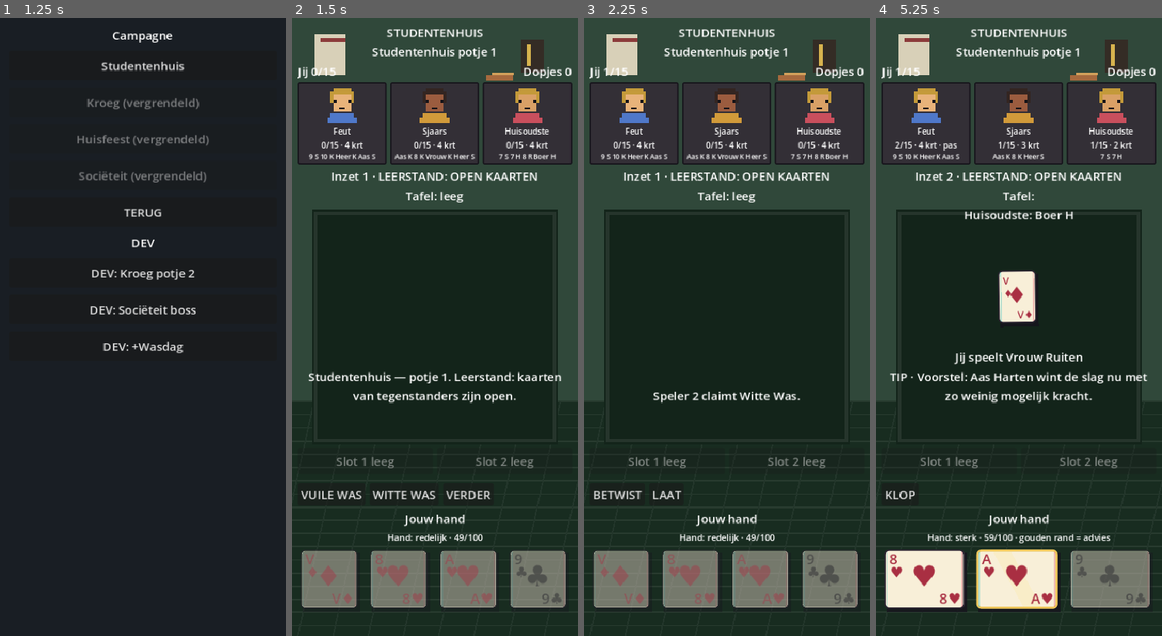
Above: before the commit, frames 1-4 (left to right).
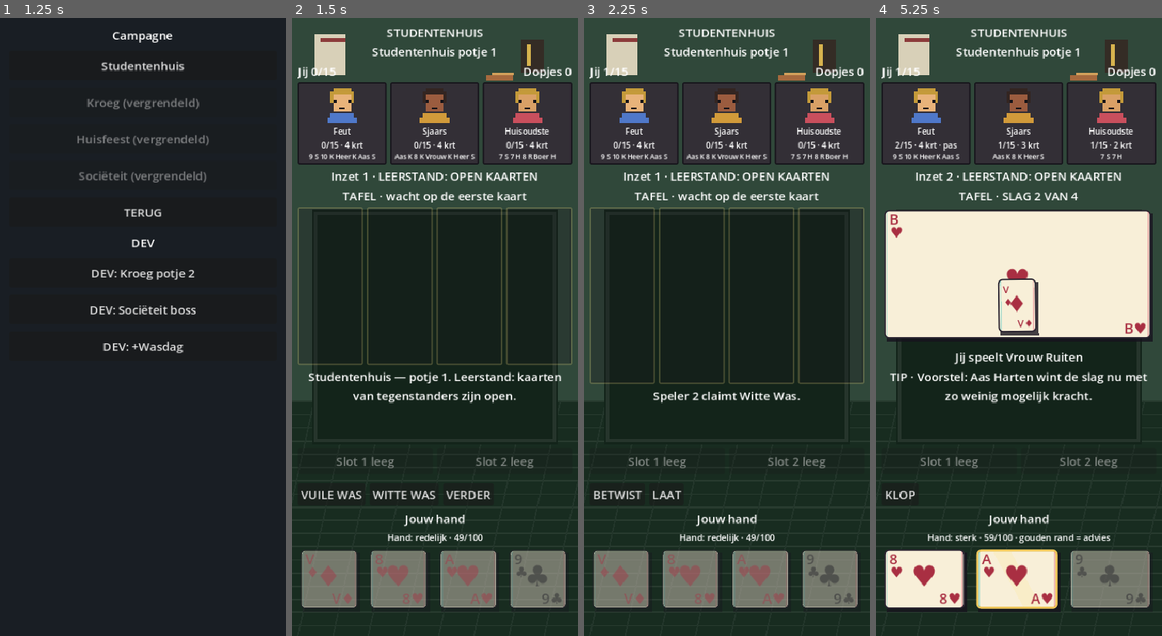
Above: after the commit, the same moments.

Repository: arnaudhfst33/toepnacht
Game: Godot game, scene res://scenes/menu.tscn
Two runs of this game, one before a commit and one after it. Both use one fixed random seed, a clock stepped at 60 frames per second and the inputs below.
Inputs (mouse positions are in pixels of both pictures, inside the frame that each line leads up to):
- Up to frame 1 (1.25 s): click "SPELEN" at 0.5 s
- Up to frame 2 (1.5 s): click "Studentenhuis" at 1.25 s
- Up to frame 3 (2.25 s): click "VUILE WAS" at 2 s
- Up to frame 4 (5.25 s): click "BETWIST" at 2.75 s; click "LAAT" at 3.5 s; click "KLOP" at 4.25 s; click (913, 580) at 5.02 s

Frame 1 is identical in both runs. In frame 2, 2.0% of the frame differs, in the area x 1-99%, y 28-57%; in frame 3, 2.1%; in frame 4, 19%, in the area x 2-97%, y 28-53%.

Commit message:
Keep played cards visible on table

Diff:
--- a/scripts/ui/table_session.gd
+++ b/scripts/ui/table_session.gd
@@ -17,6 +17,7 @@
 var pending_wasdag_choice: bool = false
 var pending_was_challenger_id: int = -1
 var presentation_events: Array[Dictionary] = []
+var visual_trick_cards: Array[Dictionary] = []
 
 
 func _init() -> void:
@@ -33,6 +34,7 @@
 
 func start_new_pot() -> void:
 	tutorial = TutorialDirector.new()
+	visual_trick_cards.clear()
 	game.cards_open = false
 	game.start_pot()
 	status_text = "Nieuwe pot. Specials vóór de eerste kaart, daarna spelen."
@@ -41,6 +43,7 @@
 
 func start_campaign_pot() -> void:
 	tutorial = TutorialDirector.new()
+	visual_trick_cards.clear()
 	game = ToepenGame.new()
 	_configure_campaign_table()
 	game.cards_open = _campaign_cards_are_open()
@@ -141,6 +144,7 @@
 		flow.campaign.clear_peek()
 	power_mode = ""
 	pending_wasdag_choice = false
+	visual_trick_cards.clear()
 	if tutorial.kind == TutorialDirector.Kind.BLUFFEN and tutorial.bluff_phase == 1:
 		tutorial.advance_bluffen(game)
 		status_text = tutorial.intro
@@ -387,13 +391,20 @@
 
 
 func _queue_card_event(player_id: int, card: Card) -> void:
-	presentation_events.append({
+	# After a non-final completed trick the core opens a fresh Trick. The first
+	# played card therefore has play_count == 1 and replaces the previous visual
+	# trick. This also works when players passed during the previous trick.
+	if game.current_trick != null and game.current_trick.play_count() == 1:
+		visual_trick_cards.clear()
+	var event := {
 		"player_id": player_id,
 		"player_name": _name(player_id),
 		"card": card,
 		"label": UiLayout.compact_card(card),
 		"red": card.suit == Card.Suit.HEARTS or card.suit == Card.Suit.DIAMONDS,
-	})
+	}
+	presentation_events.append(event)
+	visual_trick_cards.append(event.duplicate())
 
 
 func take_presentation_events() -> Array[Dictionary]:
--- a/scripts/ui/table_ui.gd
+++ b/scripts/ui/table_ui.gd
@@ -6,6 +6,7 @@
 var status_label: Label
 var stake_label: Label
 var trick_label: Label
+var trick_cards_row: HBoxContainer
 var opponents_box: HBoxContainer
 var scores_label: Label
 var hand_row: HBoxContainer
@@ -114,8 +115,12 @@
 	middle.add_child(stake_label)
 
 	trick_label = UiLayout.wrap_label()
-	trick_label.size_flags_vertical = Control.SIZE_EXPAND_FILL
 	middle.add_child(trick_label)
+
+	trick_cards_row = UiLayout.hbox(5)
+	trick_cards_row.custom_minimum_size.y = 88
+	trick_cards_row.size_flags_vertical = Control.SIZE_EXPAND_FILL
+	middle.add_child(trick_cards_row)
 
 	status_label = UiLayout.wrap_label()
 	middle.add_child(status_label)
@@ -295,7 +300,8 @@
 	stake_label.text = "Inzet %d" % game.round_stake
 	if game.cards_open:
 		stake_label.text += " · LEERSTAND: OPEN KAARTEN"
-	trick_label.text = _trick_line(game)
+	trick_label.text = _trick_title(game)
+	_rebuild_trick_cards()
 	status_label.text = session.status_text
 	tip_label.text = "TIP · %s" % session.tip_text
 	tip_label.visible = _tips_enabled() and session.tip_text != ""
@@ -403,15 +409,42 @@
 	return "Jij %d/15" % game.players[0].penalty_points
 
 
-func _trick_line(game: ToepenGame) -> String:
-	if game.current_trick == null or game.current_trick.play_count() == 0:
-		return "Tafel: leeg"
-	var parts: PackedStringArray = PackedStringArray()
-	for i in game.current_trick.play_count():
-		var pid: int = game.current_trick.player_ids[i]
-		var pname := "Jij" if pid == 0 else session.opponent_name(pid)
-		parts.append("%s: %s" % [pname, UiLayout.compact_card(game.current_trick.cards[i])])
-	return "Tafel:\n" + "\n".join(parts)
+func _trick_title(game: ToepenGame) -> String:
+	if session.visual_trick_cards.is_empty():
+		return "TAFEL · wacht op de eerste kaart"
+	var shown_trick := game.tricks_completed
+	if game.current_trick != null and game.current_trick.play_count() > 0 and game.state != ToepenGame.State.ROUND_END:
+		shown_trick += 1
+	shown_trick = clampi(shown_trick, 1, ToepenGame.TRICKS_PER_ROUND)
+	return "TAFEL · SLAG %d VAN %d" % [shown_trick, ToepenGame.TRICKS_PER_ROUND]
+
+
+func _rebuild_trick_cards() -> void:
+	for child in trick_cards_row.get_children():
+		child.queue_free()
+	if session.visual_trick_cards.is_empty():
+		for _slot in 4:
+			var empty := PanelContainer.new()
+			empty.size_flags_horizontal = Control.SIZE_EXPAND_FILL
+			empty.custom_minimum_size = Vector2(0, 70)
+			empty.add_theme_stylebox_override("panel", UiLayout.pixel_panel(Color("17151c44"), Color("d9c37444")))
+			trick_cards_row.add_child(empty)
+		return
+	for event in session.visual_trick_cards:
+		var slot := UiLayout.vbox(1)
+		slot.size_flags_horizontal = Control.SIZE_EXPAND_FILL
+		var name := UiLayout.wrap_label()
+		name.text = str(event.get("player_name", "Speler"))
+		name.add_theme_font_size_override("font_size", 9)
+		name.clip_text = true
+		slot.add_child(name)
+		var face := PlayingCardFace.new()
+		face.custom_minimum_size = Vector2(0, 68)
+		face.size_flags_horizontal = Control.SIZE_EXPAND_FILL
+		face.size_flags_vertical = Control.SIZE_EXPAND_FILL
+		face.configure(event.get("card"))
+		slot.add_child(face)
+		trick_cards_row.add_child(slot)
 
 
 func _rebuild_hand(game: ToepenGame) -> void:
@@ -512,7 +545,7 @@
 	if player_id > 0 and opponent_portraits.has(player_id):
 		var portrait: Control = opponent_portraits[player_id]
 		start_global = portrait.global_position + portrait.size * 0.5 - Vector2(32, 43)
-	var end_global := trick_label.global_position + trick_label.size * 0.5 - Vector2(32, 43)
+	var end_global := trick_cards_row.global_position + trick_cards_row.size * 0.5 - Vector2(32, 43)
 	ghost.global_position = start_global
 	ghost.scale = Vector2(0.72, 0.72)
 	ghost.rotation = -0.12 if player_id % 2 == 0 else 0.12
--- a/tests/layout_tests.gd
+++ b/tests/layout_tests.gd
@@ -11,6 +11,7 @@
 	_test_compact_card()
 	_test_fill_rect_margins()
 	_test_bottom_safe_margin()
+	_test_visual_playing_card()
 	_test_new_placeholder_screens()
 	print("")
 	print("Layout tests: %d passed, %d failed" % [_passed, _failures])
@@ -49,6 +50,15 @@
 	margins.free()
 
 
+func _test_visual_playing_card() -> void:
+	var face := PlayingCardFace.new()
+	var card := Card.new(Card.Suit.HEARTS, Card.Rank.TEN)
+	face.configure(card, true)
+	_expect(face.card.equals(card), "visual card keeps the played card")
+	_expect(face.recommended, "visual card supports the advice highlight")
+	face.free()
+
+
 func _test_new_placeholder_screens() -> void:
 	var save := SaveGame.new()
 	save.memory_only = true
--- a/tests/special_tests.gd
+++ b/tests/special_tests.gd
@@ -25,6 +25,7 @@
 	_test_pas_only_on_knock()
 	_test_pas_blocked_after_play()
 	_test_ai_must_mee_after_playing()
+	_test_visual_trick_stays_until_next_trick()
 	_test_ai_legal_cards()
 	_test_ai_view_hides_hidden_cards()
 	_test_tutorial_blanco_state()
@@ -466,6 +467,24 @@
 	session._apply_ai(1)
 	_expect_eq(game.state, ToepenGame.State.NORMAL_PLAY, "mandatory AI mee resumes normal play")
 	_expect_eq(game.current_actor_id, 2, "the knocker can play after all responses")
+
+
+func _test_visual_trick_stays_until_next_trick() -> void:
+	var session := TableSession.new()
+	var game := ToepenGame.new()
+	game.setup_controlled_round(_four_play_hands(), 0)
+	session.game = game
+	for _play in 4:
+		var actor := game.current_actor_id
+		var card: Card = game.legal_cards(actor)[0]
+		game.play_card(actor, card)
+		session._queue_card_event(actor, card)
+	_expect_eq(session.visual_trick_cards.size(), 4, "completed trick remains visually on the table")
+	var next_actor := game.current_actor_id
+	var next_card: Card = game.legal_cards(next_actor)[0]
+	game.play_card(next_actor, next_card)
+	session._queue_card_event(next_actor, next_card)
+	_expect_eq(session.visual_trick_cards.size(), 1, "first card of next trick clears the previous visual trick")
 
 
 func _test_ai_legal_cards() -> void:
